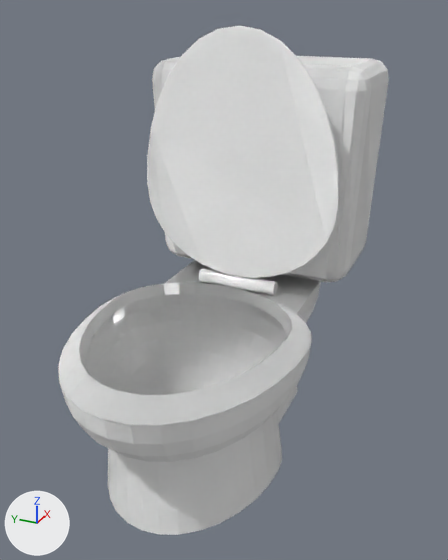
A saved change to the Blender file Assets/Prefabs/toilet.blend.
One viewpoint serves both versions: a camera (50 mm lens) standing at (1.58, -1.3, 1.58) and looking at (4.34, -0.06, 0.2). Every picture has the same lights, and +X, +Y and +Z are marked at lower left.

In view in the first picture: 'flush', 'toilet seat'.
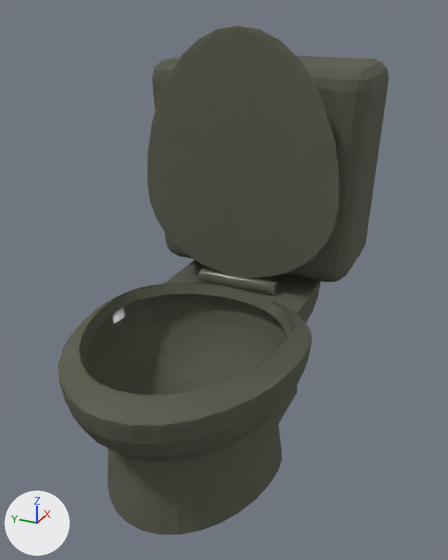
Changed parts and their boxes [x1, y1, x2, y2] in the pictures (448 x 560 px):
```json
{"object": "toilet seat", "change": "surface changed", "before": [58, 26, 339, 535], "after": [58, 26, 339, 535], "on screen": "white to grey"}
{"object": "flush", "change": "surface changed", "before": [152, 56, 389, 282], "after": [152, 56, 389, 282], "on screen": "grey to black"}
```

Edits to the scene script, one JSON object a line:
```json
{"op": "add", "block": "img_texturescom_photomoldy0019_s_jpg", "code": ["img_texturescom_photomoldy0019_s_jpg = load_image('TexturesCom_PhotoMoldy0019_S.jpg', '../Materials and Textures/TexturesCom_PhotoMoldy0019_S.jpg', 1024, 668, 'Non-Color')"]}
{"block": "mat_porcelain_001", "change": "nodes: BsdfPrincipled, NormalMap, OutputMaterial, TexImage"}
{"block": "mat_porcelain_001", "change": "colours: white #f3f3f3"}
{"block": "mat_porcelain_001", "change": "uses the picture img_marble_stone_polished_porcelain_431755_1_1515727362_jpg"}
{"block": "mat_porcelain_001", "change": "nodes: BsdfPrincipled, Mix, OutputMaterial, TexImage"}
{"block": "mat_porcelain_001", "change": "colours: green #c4da7a"}
{"block": "mat_porcelain_001", "change": "uses the picture img_texturescom_photomoldy0019_s_jpg"}
```
